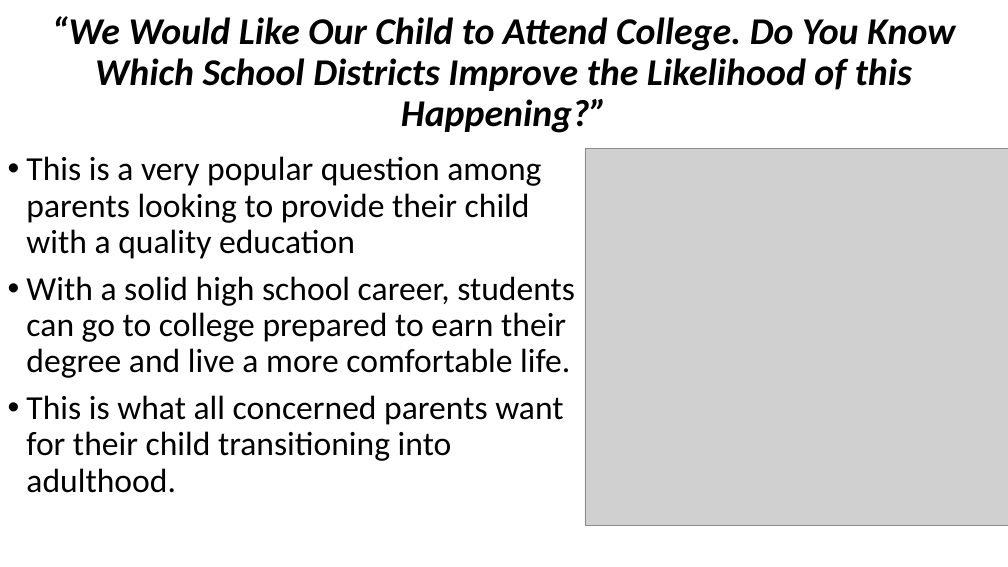
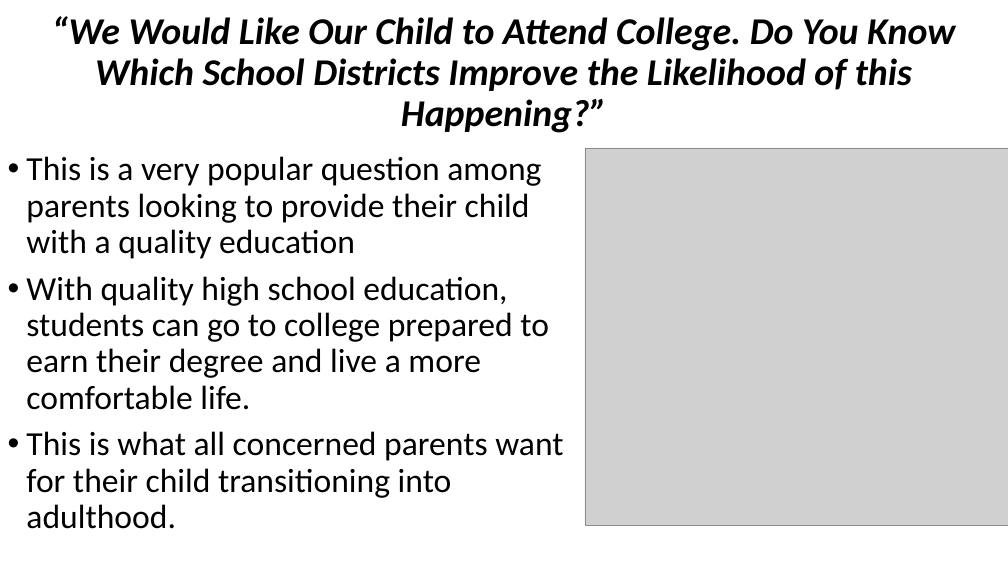
Before and after one commit to RachidRezzik/Texas_GradPercent_Predictor, a slide deck: slide 4 of TexasDistrictForecast.pptx. Drawn at 1008x567 pixels with LibreOffice and Linux fonts; fonts in the diff are those of the drawing; grey boxes stand for pictures. Boxes give left, top, right and bottom in pixels: in the first picture for what was removed or moved away, otherwise in the second. Text is boxed around its words. In the diff, an @@ line names an element or a change of style, - is before the commit and + after.

```diff
--- a/TexasDistrictForecast.pptx
+++ b/TexasDistrictForecast.pptx
@@ text at <box>26,276,549,410</box>: text changed @@
-• With a solid high school career, students can go to college prepared to earn their degree and live a more comfortable life.
+• With quality high school education, students can go to college prepared to earn their degree and live a more comfortable life.
```
Also in this commit, not shown: 7 other slides changed, 1 slide added, 2 other files.
